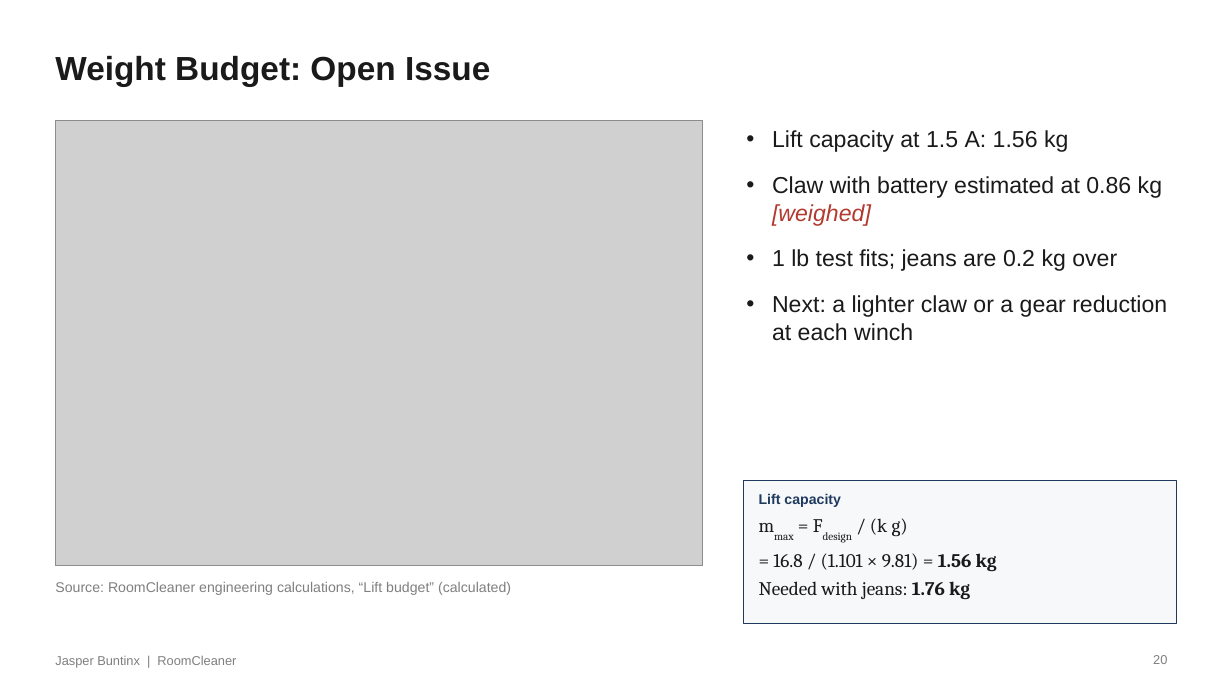
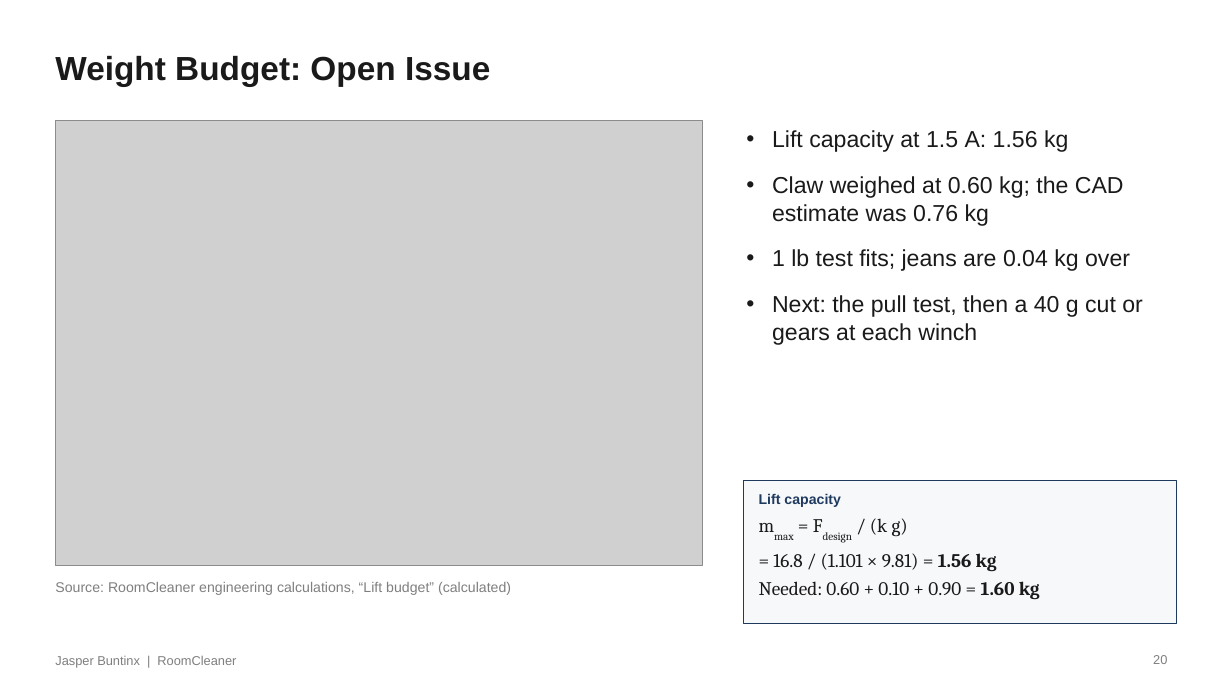
Before and after one commit to Jaspario1199/RoomCleaner, a slide deck: slide 20 of docs/presentation/deck_v7/RoomCleaner_Buntinx_Oct27_v7.pptx. Drawn at 1232x693 pixels with LibreOffice and Linux fonts; fonts in the diff are those of the drawing; grey boxes stand for pictures. Boxes give left, top, right and bottom in pixels: in the first picture for what was removed or moved away, otherwise in the second. Text is boxed around its words. In the diff, an @@ line names an element or a change of style, - is before the commit and + after.

```diff
--- a/docs/presentation/deck_v7/RoomCleaner_Buntinx_Oct27_v7.pptx
+++ b/docs/presentation/deck_v7/RoomCleaner_Buntinx_Oct27_v7.pptx
@@ text at box(772, 176, 1143, 345): text changed @@
-• Claw with battery estimated at 0.86 kg [weighed]
-• 1 lb test fits; jeans are 0.2 kg over
-• Next: a lighter claw or a gear reduction at each winch
+• Claw weighed at 0.60 kg; the CAD estimate was 0.76 kg
+• 1 lb test fits; jeans are 0.04 kg over
+• Next: the pull test, then a 40 g cut or gears at each winch
@@ text at box(759, 581, 1040, 600): text changed @@
-Needed with jeans: 1.76 kg
+Needed: 0.60 + 0.10 + 0.90 = 1.60 kg
```
Also in this commit, not shown: 4 other slides changed, 11 other files.
